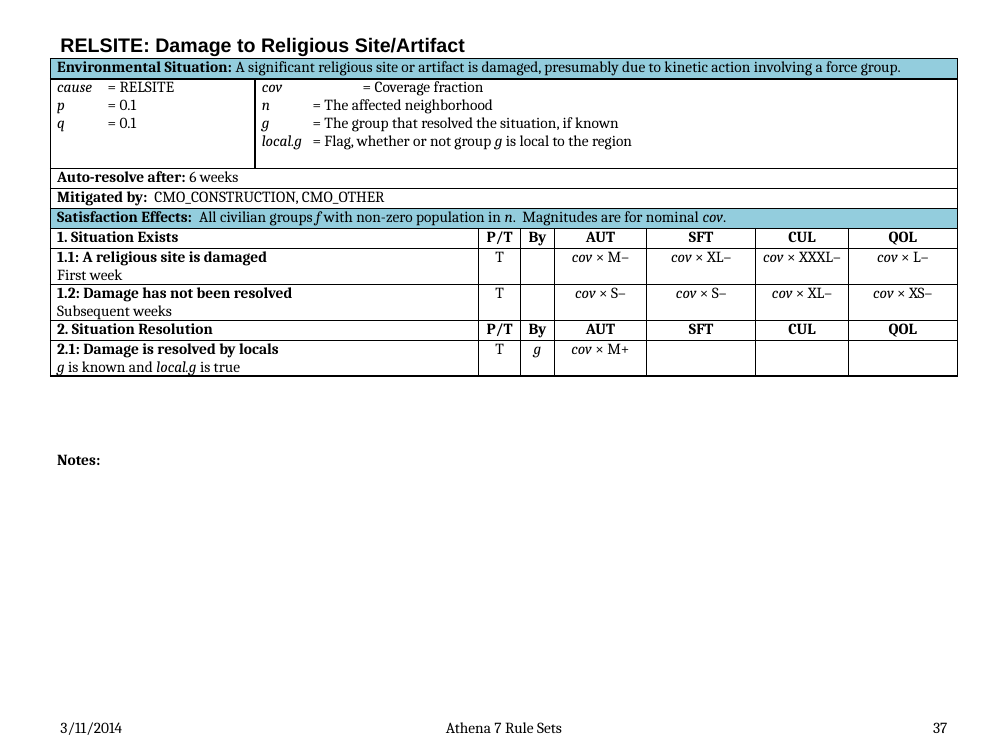
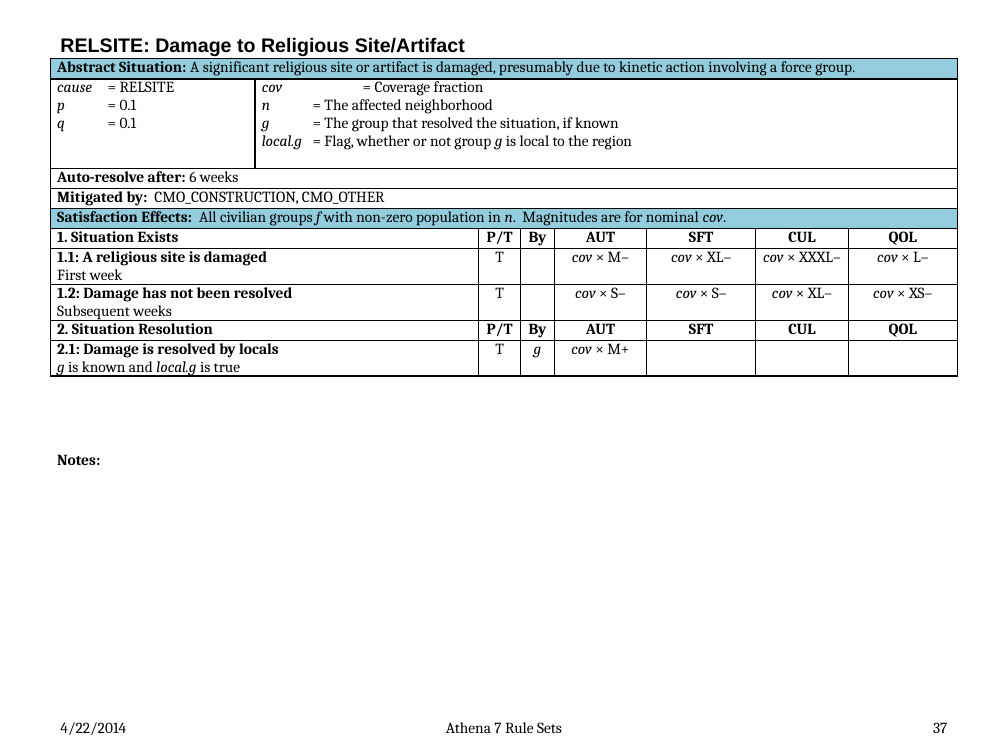
Before and after one commit to AthenaModel/athena-legacy, a slide deck: slide 37 of docs/dev/rules.pptx. Drawn at 1008x756 pixels with LibreOffice and Linux fonts; fonts in the diff are those of the drawing. Boxes give left, top, right and bottom in pixels: in the first picture for what was removed or moved away, otherwise in the second. Text is boxed around its words. In the diff, an @@ line names an element or a change of style, - is before the commit and + after.

```diff
--- a/docs/dev/rules.pptx
+++ b/docs/dev/rules.pptx
@@ table at bbox=[50, 58, 958, 383] @@
-row 1, column 1: Environmental Situation: A significant religious site or artifact is damaged, presumably due to kinetic action involving a force group.
+row 1, column 1: Abstract Situation: A significant religious site or artifact is damaged, presumably due to kinetic action involving a force group.
@@ text at bbox=[60, 722, 126, 735]: text changed @@
-3/11/2014
+4/22/2014
```
Also in this commit, not shown: 72 other slides changed, 2 other files.
